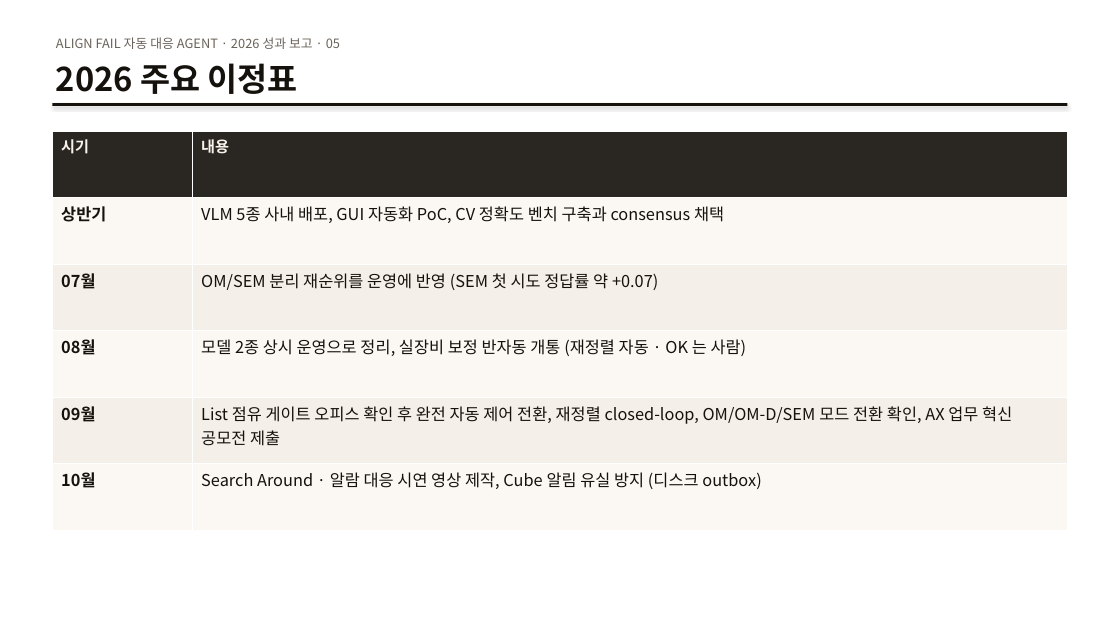
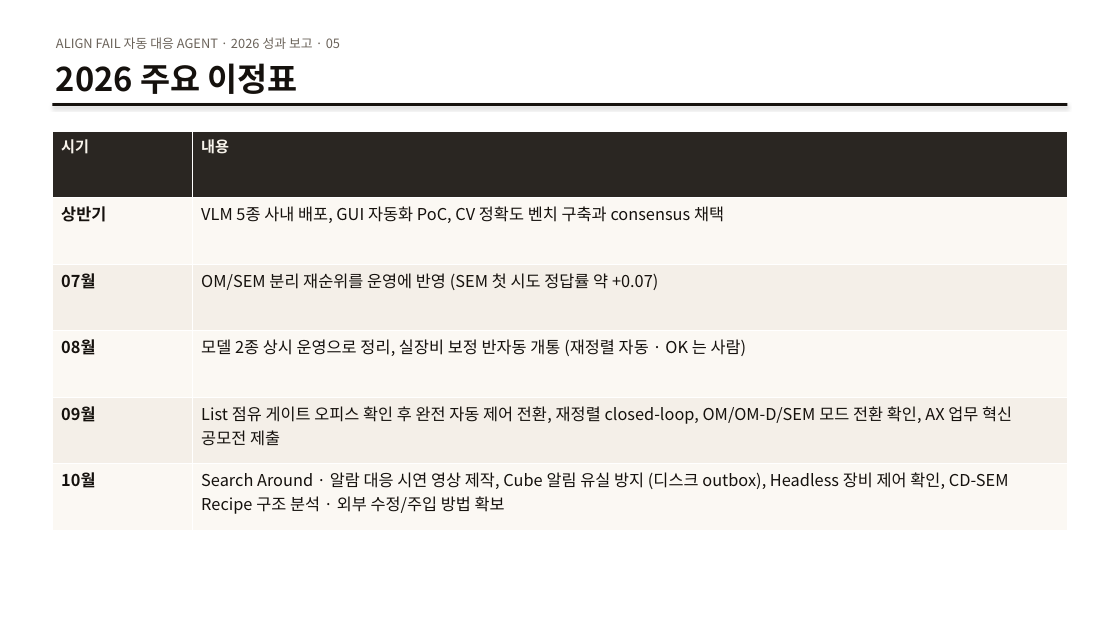
Before and after one commit to DarrenKoi/auto_recipe_creator, a slide deck: slide 6 of docs/project_progress/Align_Tuning_Agent_2026_year_end.pptx. Drawn at 1120x630 pixels with LibreOffice and Linux fonts; fonts in the diff are those of the drawing. Boxes give left, top, right and bottom in pixels: in the first picture for what was removed or moved away, otherwise in the second. Text is boxed around its words. In the diff, an @@ line names an element or a change of style, - is before the commit and + after.

```diff
--- a/docs/project_progress/Align_Tuning_Agent_2026_year_end.pptx
+++ b/docs/project_progress/Align_Tuning_Agent_2026_year_end.pptx
@@ table at [52,131,1068,530] @@
-row 6, column 2: Search Around · 알람 대응 시연 영상 제작, Cube 알림 유실 방지 (디스크 outbox)
+row 6, column 2: Search Around · 알람 대응 시연 영상 제작, Cube 알림 유실 방지 (디스크 outbox), Headless 장비 제어 확인, CD-SEM Recipe 구조 분석 · 외부 수정/주입 방법 확보
```
Also in this commit, not shown: 3 other slides changed, 1 slide added, 11 other files.
